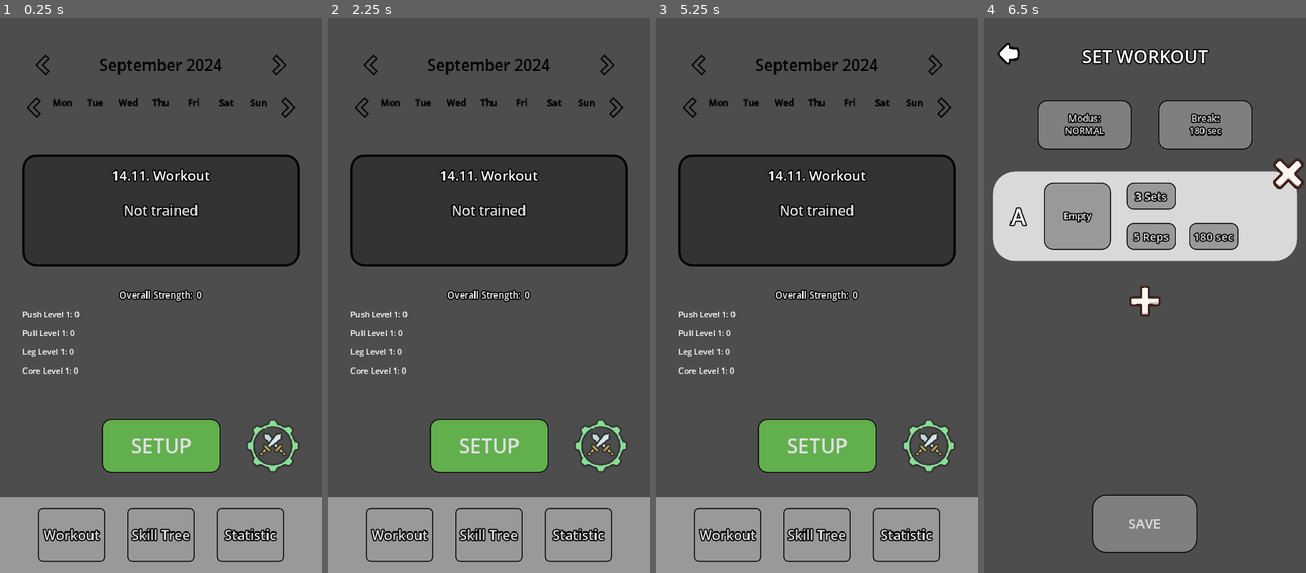
Above: before the commit, frames 1-4 (left to right).
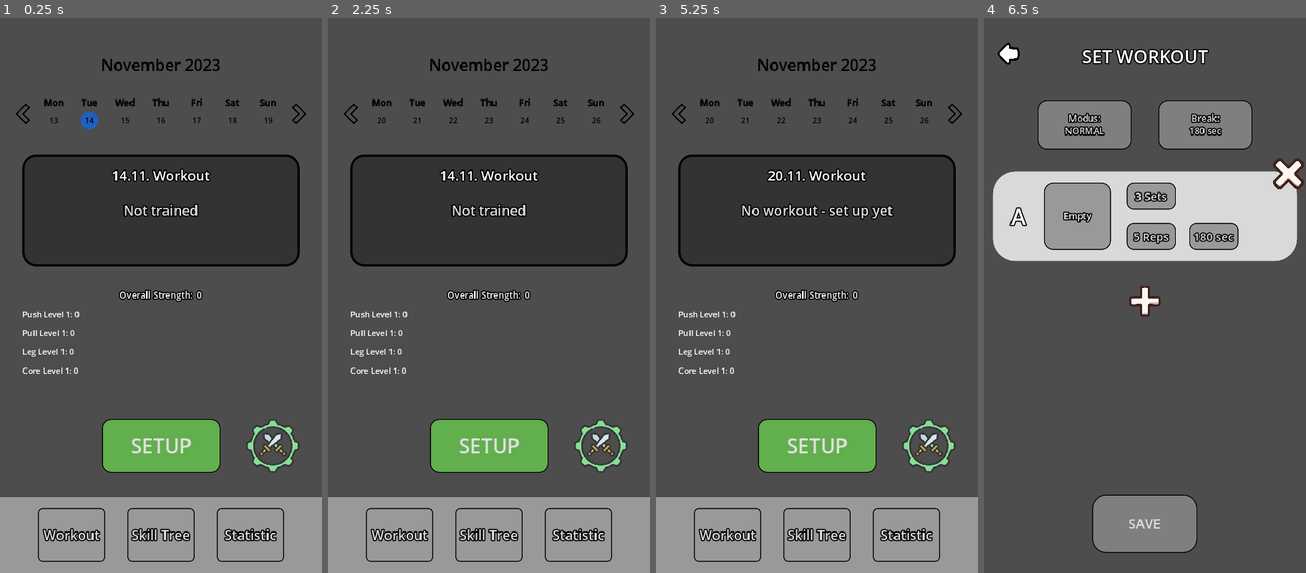
Above: after the commit, the same moments.

Repository: derdrache/Calisthenics-App
Game: Godot game, scene res://main_menu_page/main_menu.tscn
Two runs of this game, one before a commit and one after it. Both use one fixed random seed, a clock stepped at 60 frames per second and the inputs below. The engine's default icon, where the game draws it, is replaced by a stand-in: a white triangle on a blue panel in a dark square.
Inputs (mouse positions are in pixels of both pictures, inside the frame that each line leads up to; where the layout moved, square brackets give the same spot in the first picture):
- Up to frame 1 (0.25 s): no input
- Up to frame 2 (2.25 s): click (608, 62) at 0.52 s; click (608, 62) at 1.27 s; click (627, 112) [617, 106] at 2 s
- Up to frame 3 (5.25 s): click (955, 112) [945, 106] at 2.75 s; click (697, 62) at 3.52 s; click (678, 112) [688, 106] at 4.25 s; click (710, 117) at 5.02 s
- Up to frame 4 (6.5 s): click "Not trained" (after the commit: "No workout - set up yet") at 5.75 s

The runs differ from the first frame. In frame 1, 1.2% of the frame differs, in the area x 4-96%, y 6-21%; in frame 2, 1.0%; in frame 3, 1.8%, in the area x 4-96%, y 6-37%; in frame 4, nothing differs.
Error before the commit: Parse Error: Identifier "GlobalWorkout" not declared in the current scope. (res://widgets/calendar/calendar.gd:79)

Commit message:
remove signal and clean code

Diff:
--- a/global_scripts/autoload/SignalHub.gd
+++ b/global_scripts/autoload/SignalHub.gd
@@ -1,7 +1,4 @@
 extends Node
 
-#Calendar-date_label => workout_mai_page-current_workout_display
-signal calendar_date_selected()
-
-#globalWorkout => calendar
-signal update_calendar()
+#Calendar-date_label => workout_main_page-current_workout_display
+signal calendar_date_selected(date: Dictionary)
--- a/widgets/calendar/calendar.gd
+++ b/widgets/calendar/calendar.gd
@@ -17,8 +17,6 @@
 var monthsList := []
 
 func _ready() -> void:
-	SignalHub.update_calendar.connect(_refresh_calendar)
-
 	_set_calendar()
 
 func _set_calendar() -> void:
@@ -76,7 +74,7 @@
 
 		dateLabel.date = date
 
-		var workoutCcollection := GlobalWorkout.get_workout_collection()
+		var workoutCcollection := SaveAndLoad.load_workout_collection()
 		dateLabel.workoutData = workoutCcollection.get_workout(date)
 
 		columns_box.get_children()[index].add_child(dateLabel)
